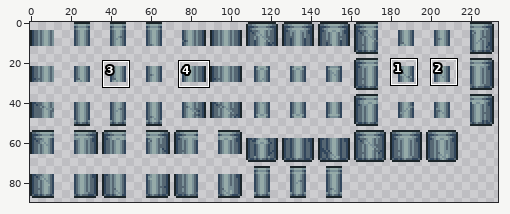
A sprite sheet gets an edit: Assets/Walls/Magike/SkarnBrickWall.png. The first picture is a wide view before the edit; the outline marks the close-up.
Close-up. First the earlier version:
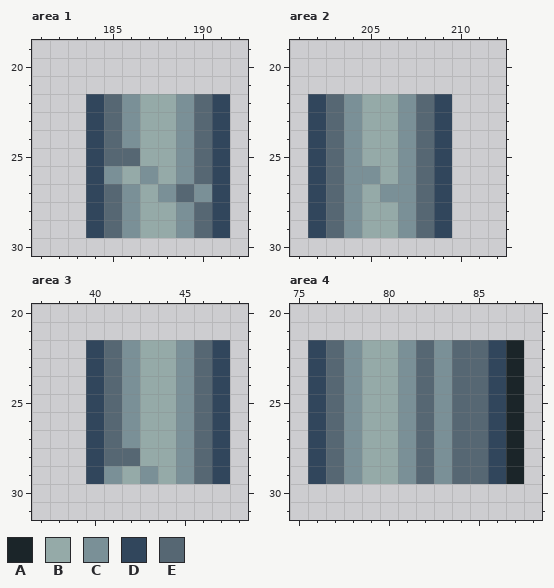
The file is 468x180 pixels, drawn in blocks of 2x2; one block is one cell here. Colours within 5 levels of each other are drawn and written as one. Shown: area 1: x 181..192, y 19..30; area 2: x 201..212, y 19..30; area 3: x 37..48, y 20..31; area 4: x 75..88, y 20..31. The commit also changed other parts of the picture, which this record leaves out.
Palette (. is transparent): A #1b2529  B #95aaa8  C #7a9097  D #31465c  E #566773
Pixels before, area 1, first column x 184:
22 DECBBCED
23 DECBBCED
24 DECBBCED
25 DEEBBCED
26 DCBCBCED
27 DECBCECD
28 DECBBCED
29 DECBBCED
Pixels before, area 2, first column x 202:
22 DECBBCED
23 DECBBCED
24 DECBBCED
25 DECBBCED
26 DECCBCED
27 DECBCCED
28 DECBBCED
29 DECBBCED
Pixels before, area 3, first column x 40:
22 DECBBCED
23 DECBBCED
24 DECBBCED
25 DECBBCED
26 DECBBCED
27 DECBBCED
28 DEEBBCED
29 DCBCBCED
Pixels before, area 4, first column x 76:
22 DECBBCECEEDA
23 DECBBCECEEDA
24 DECBBCECEEDA
25 DECBBCECEEDA
26 DECBBCECEEDA
27 DECBBCECEEDA
28 DECBBCECEEDA
29 DECBBCECEEDA
After:
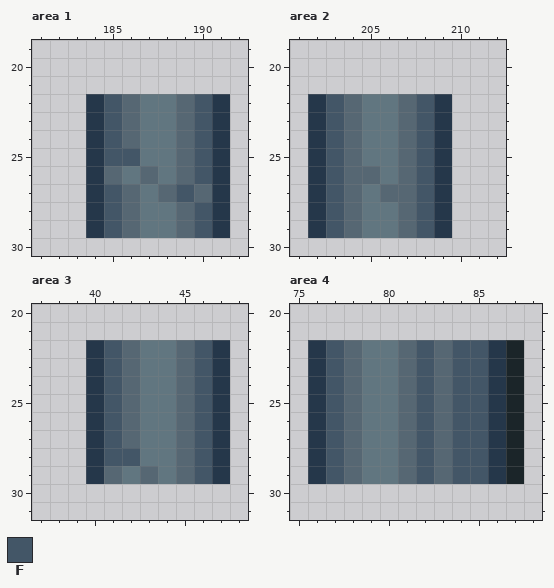
Colours new in this view: F #435667
Edits made:
{"colour":"B","old":"#95aaa8","new":"#617680"}
{"colour":"D","old":"#31465c","new":"#25374a"}
{"where": "area 1"}
{"y":22,"x":185,"old":"EC","new":"FE"}
{"y":22,"x":189,"old":"CE","new":"EF"}
{"y":23,"x":185,"old":"EC","new":"FE"}
{"y":23,"x":189,"old":"CE","new":"EF"}
{"y":24,"x":185,"old":"EC","new":"FE"}
{"y":24,"x":189,"old":"CE","new":"EF"}
{"y":25,"x":185,"old":"EE","new":"FF"}
{"y":25,"x":189,"old":"CE","new":"EF"}
{"y":26,"x":185,"old":"C","new":"E"}
{"y":26,"x":187,"old":"C","new":"E"}
{"y":26,"x":189,"old":"CE","new":"EF"}
{"y":27,"x":185,"old":"EC","new":"FE"}
{"y":27,"x":188,"old":"CEC","new":"EFE"}
{"y":28,"x":185,"old":"EC","new":"FE"}
{"y":28,"x":189,"old":"CE","new":"EF"}
{"y":29,"x":185,"old":"EC","new":"FE"}
{"y":29,"x":189,"old":"CE","new":"EF"}
{"where": "area 2"}
{"y":22,"x":203,"old":"EC","new":"FE"}
{"y":22,"x":207,"old":"CE","new":"EF"}
{"y":23,"x":203,"old":"EC","new":"FE"}
{"y":23,"x":207,"old":"CE","new":"EF"}
{"y":24,"x":203,"old":"EC","new":"FE"}
{"y":24,"x":207,"old":"CE","new":"EF"}
{"y":25,"x":203,"old":"EC","new":"FE"}
{"y":25,"x":207,"old":"CE","new":"EF"}
{"y":26,"x":203,"old":"ECC","new":"FEE"}
{"y":26,"x":207,"old":"CE","new":"EF"}
{"y":27,"x":203,"old":"EC","new":"FE"}
{"y":27,"x":206,"old":"CCE","new":"EEF"}
{"y":28,"x":203,"old":"EC","new":"FE"}
{"y":28,"x":207,"old":"CE","new":"EF"}
{"y":29,"x":203,"old":"EC","new":"FE"}
{"y":29,"x":207,"old":"CE","new":"EF"}
{"where": "area 3"}
{"y":22,"x":41,"old":"EC","new":"FE"}
{"y":22,"x":45,"old":"CE","new":"EF"}
{"y":23,"x":41,"old":"EC","new":"FE"}
{"y":23,"x":45,"old":"CE","new":"EF"}
{"y":24,"x":41,"old":"EC","new":"FE"}
{"y":24,"x":45,"old":"CE","new":"EF"}
{"y":25,"x":41,"old":"EC","new":"FE"}
{"y":25,"x":45,"old":"CE","new":"EF"}
{"y":26,"x":41,"old":"EC","new":"FE"}
{"y":26,"x":45,"old":"CE","new":"EF"}
{"y":27,"x":41,"old":"EC","new":"FE"}
{"y":27,"x":45,"old":"CE","new":"EF"}
{"y":28,"x":41,"old":"EE","new":"FF"}
{"y":28,"x":45,"old":"CE","new":"EF"}
{"y":29,"x":41,"old":"C","new":"E"}
{"y":29,"x":43,"old":"C","new":"E"}
{"y":29,"x":45,"old":"CE","new":"EF"}
{"where": "area 4"}
{"y":22,"x":77,"old":"EC","new":"FE"}
{"y":22,"x":81,"old":"CECEE","new":"EFEFF"}
{"y":23,"x":77,"old":"EC","new":"FE"}
{"y":23,"x":81,"old":"CECEE","new":"EFEFF"}
{"y":24,"x":77,"old":"EC","new":"FE"}
{"y":24,"x":81,"old":"CECEE","new":"EFEFF"}
{"y":25,"x":77,"old":"EC","new":"FE"}
{"y":25,"x":81,"old":"CECEE","new":"EFEFF"}
{"y":26,"x":77,"old":"EC","new":"FE"}
{"y":26,"x":81,"old":"CECEE","new":"EFEFF"}
{"y":27,"x":77,"old":"EC","new":"FE"}
{"y":27,"x":81,"old":"CECEE","new":"EFEFF"}
{"y":28,"x":77,"old":"EC","new":"FE"}
{"y":28,"x":81,"old":"CECEE","new":"EFEFF"}
{"y":29,"x":77,"old":"EC","new":"FE"}
{"y":29,"x":81,"old":"CECEE","new":"EFEFF"}
{"label":"changed","picture_box":[86,94,230,238]}
{"label":"changed","picture_box":[308,94,452,238]}
{"label":"changed","picture_box":[86,340,230,484]}
{"label":"changed","picture_box":[308,340,506,484]}
